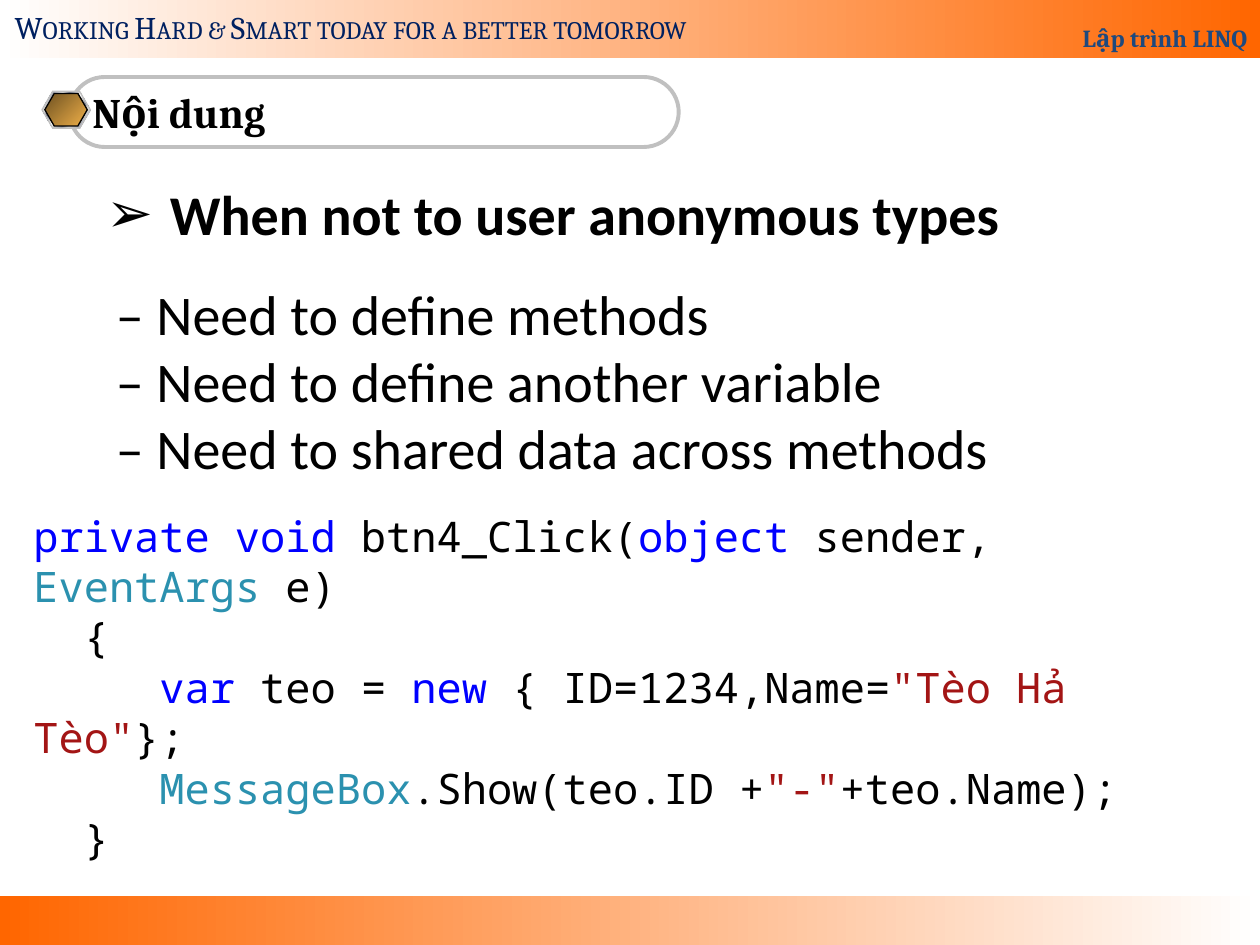
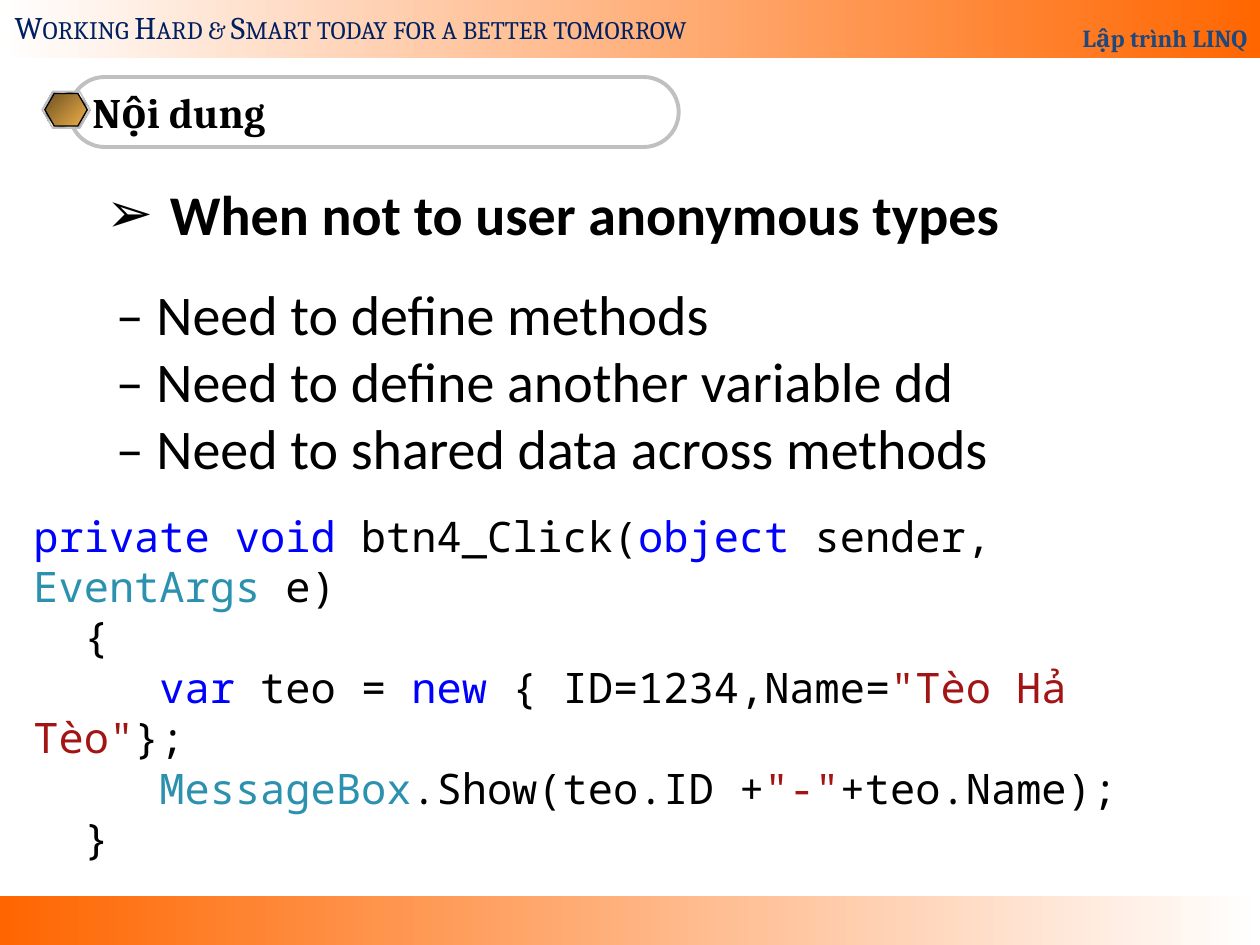
Before and after one commit to duongminh318/LinQ_Learning, a slide deck: slide 4 of 1. Document/Slides/07-Anonymous Types.pptx. Drawn at 1260x945 pixels with LibreOffice and Linux fonts; fonts in the diff are those of the drawing. Boxes give left, top, right and bottom in pixels: in the first picture for what was removed or moved away, otherwise in the second. Text is boxed around its words. In the diff, an @@ line names an element or a change of style, - is before the commit and + after.

```diff
--- a/1. Document/Slides/07-Anonymous Types.pptx
+++ b/1. Document/Slides/07-Anonymous Types.pptx
@@ text at [156,363,953,403]: text changed @@
-– Need to define another variable
+– Need to define another variable dd
```
Also in this commit, not shown: 2 other files.
